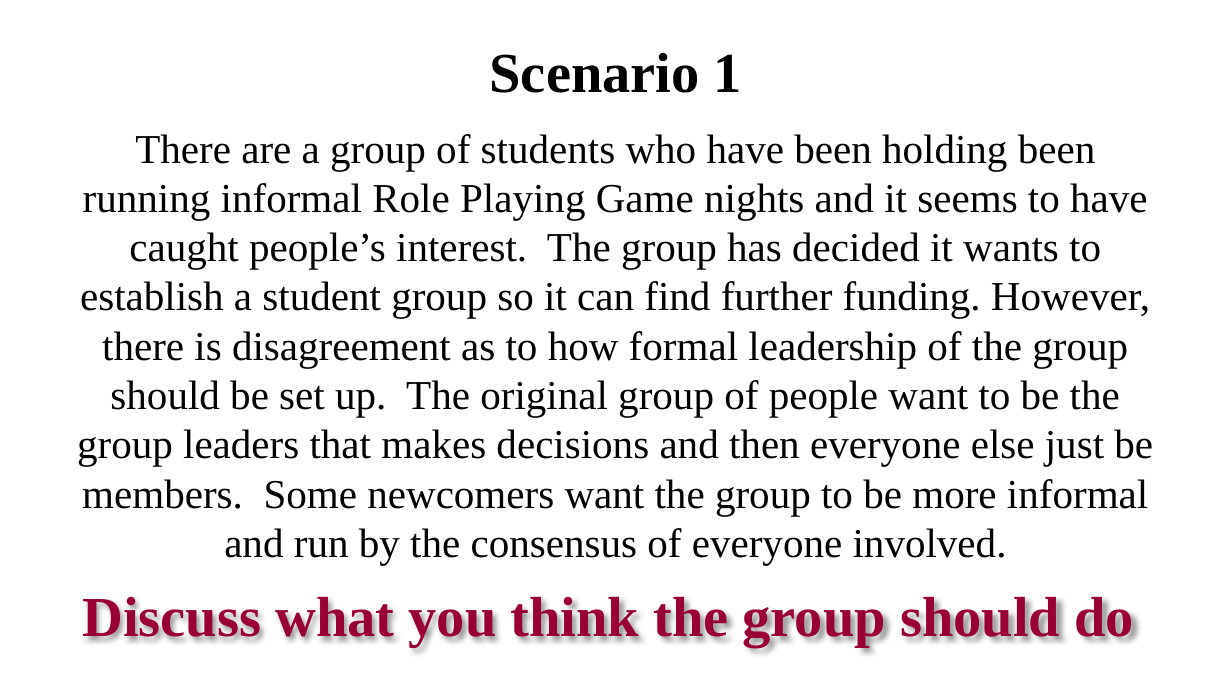
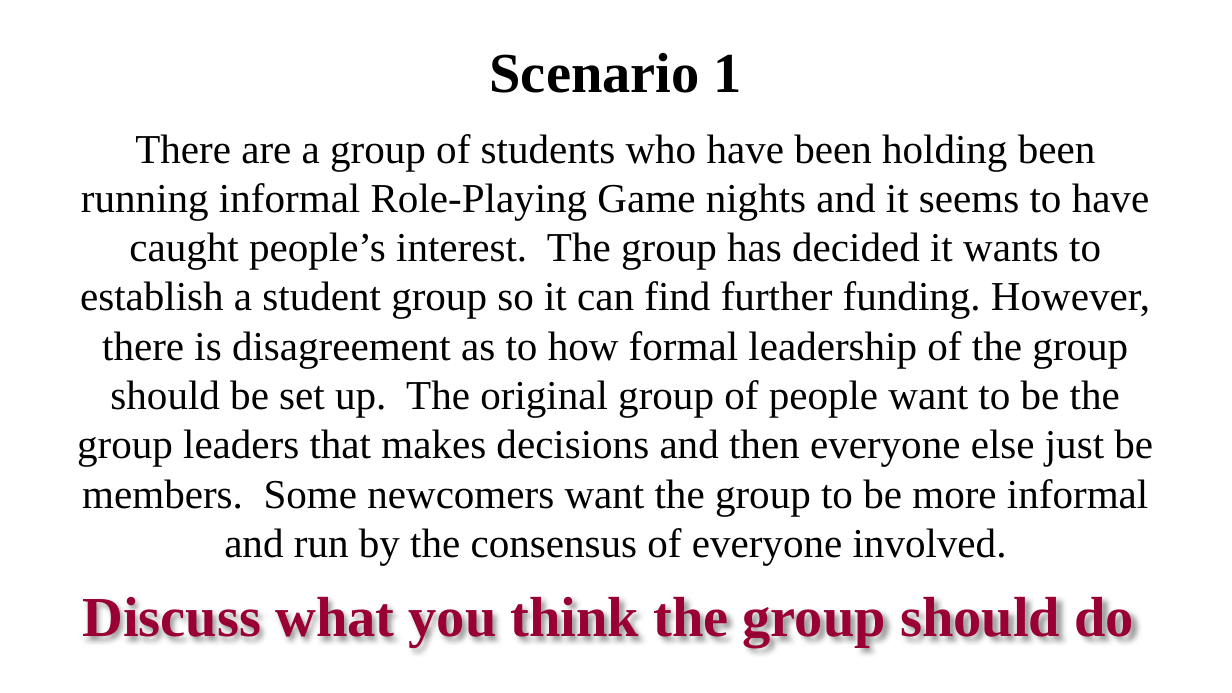
Before and after one commit to other-realm/spark, a slide deck: slide 4 of SparkClass4.pptx. Drawn at 1232x693 pixels with LibreOffice and Linux fonts; fonts in the diff are those of the drawing. Boxes give left, top, right and bottom in pixels: in the first picture for what was removed or moved away, otherwise in the second. Text is boxed around its words. In the diff, an @@ line names an element or a change of style, - is before the commit and + after.

```diff
--- a/SparkClass4.pptx
+++ b/SparkClass4.pptx
@@ text at box(77, 134, 1153, 565): text changed @@
-There are a group of students who have been holding been running informal Role Playing Game nights and it seems to have caught people’s interest. The group has decided it wants to establish a student group so it can find further funding. However, there is disagreement as to how formal leadership of the group should be set up. The original group of people want to be the group leaders that makes decisions and then everyone else just be members. Some newcomers want the group to be more informal and run by the consensus of everyone involved.
+There are a group of students who have been holding been running informal Role-Playing Game nights and it seems to have caught people’s interest. The group has decided it wants to establish a student group so it can find further funding. However, there is disagreement as to how formal leadership of the group should be set up. The original group of people want to be the group leaders that makes decisions and then everyone else just be members. Some newcomers want the group to be more informal and run by the consensus of everyone involved.
```
Also in this commit, not shown: 1 other slide changed, 1 slide added, 2 other files.
